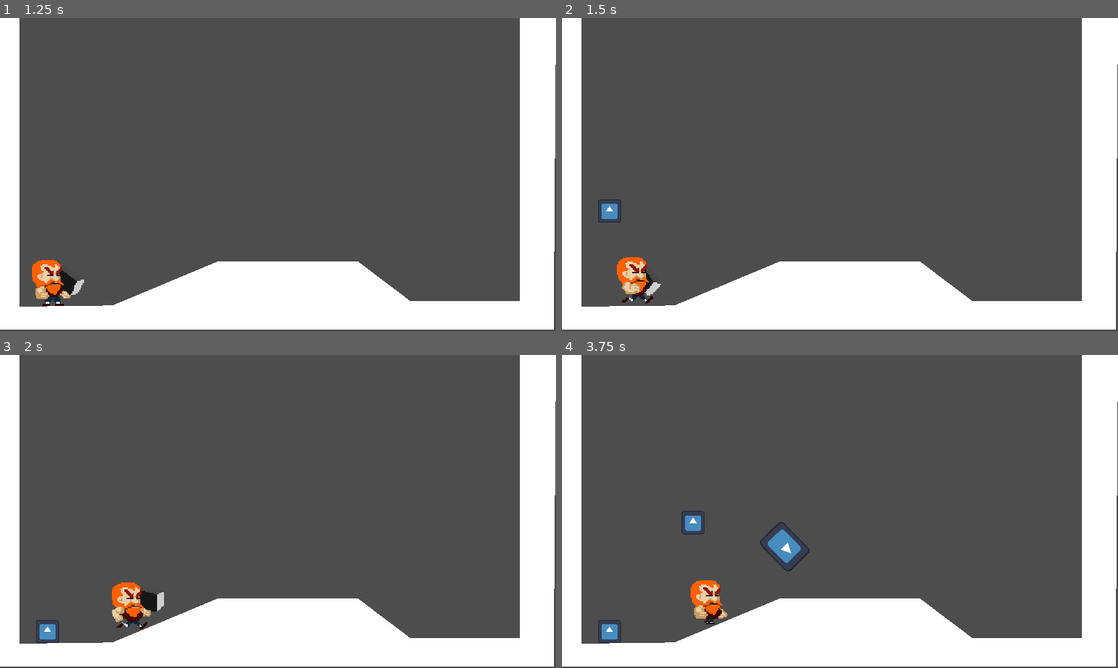
Above: before the commit, frames 1-4 (two rows, left to right).
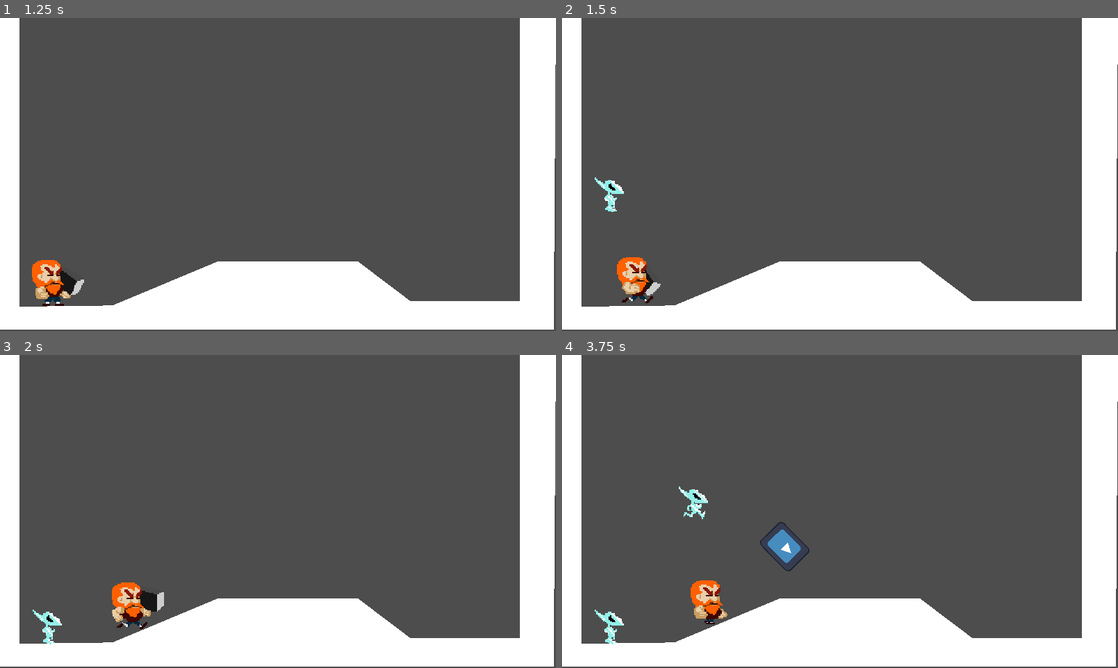
Above: after the commit, the same moments.

Repository: simonoNilssono/godot-project-thor
Game: Godot game, scene res://Scenes/main.tscn
The game is run twice, just before and just after one commit, with the same random seed, the same clock (stepped at 60 frames per second) and the same inputs. The engine's default icon, where the game draws it, is replaced by a stand-in: a white triangle on a blue panel in a dark square.
Inputs (mouse positions are in pixels of both pictures, inside the frame that each line leads up to):
- Up to frame 1 (1.25 s): click "Play Game" at 0.5 s
- Up to frame 2 (1.5 s): move the mouse to (962, 158) at 1.27 s; hold D (Right) from 1.28 s (still down); hold U (Spawn Enemy) from 1.28 s (still down)
- Up to frame 3 (2 s): keep holding D (Right); keep holding U (Spawn Enemy); tap W (Up) at 1.52 s
- Up to frame 4 (3.75 s): move the mouse to (728, 527) at 2.02 s; release U (Spawn Enemy) at 2.03 s; click (728, 527) at 2.1 s; tap W (Up) at 2.27 s; move the mouse to (895, 442) at 2.77 s; release D (Right) at 2.78 s; hold A (Left) 2.78-3.53 s; hold Right mouse button (Throw Hammer) 2.78-3.53 s; move the mouse to (812, 574) at 3.52 s; hold D (Right) from 3.53 s (still down); tap U (Spawn Enemy) at 3.6 s

Frame 1 is identical in both runs. In frame 2, 0.3% of the frame differs, in the area x 5-12%, y 50-66%; in frame 3, 0.3%; in frame 4, 0.7%, in the area x 5-27%, y 42-93%.

Commit message:
enemy anims

Diff:
--- a/Scenes/enemy.tscn
+++ b/Scenes/enemy.tscn
@@ -1,9 +1,42 @@
-[gd_scene load_steps=4 format=3 uid="uid://cr6bg2le6e6k2"]
+[gd_scene load_steps=8 format=3 uid="uid://cr6bg2le6e6k2"]
 
 [ext_resource type="Script" path="res://Scripts/enemy.gd" id="1_enlc0"]
-[ext_resource type="Texture2D" uid="uid://kf52anhb6b1p" path="res://Sprites/icon.svg" id="2_jebya"]
+[ext_resource type="Texture2D" uid="uid://b8kgunmskrk68" path="res://Sprites/GoblinSpriteSheet.png" id="2_lx67k"]
 
 [sub_resource type="RectangleShape2D" id="RectangleShape2D_3sp33"]
+size = Vector2(20, 30)
+
+[sub_resource type="AtlasTexture" id="AtlasTexture_yu34b"]
+atlas = ExtResource("2_lx67k")
+region = Rect2(0, 0, 25, 32)
+
+[sub_resource type="AtlasTexture" id="AtlasTexture_f7wom"]
+atlas = ExtResource("2_lx67k")
+region = Rect2(25, 0, 25, 32)
+
+[sub_resource type="AtlasTexture" id="AtlasTexture_fscas"]
+atlas = ExtResource("2_lx67k")
+region = Rect2(50, 0, 25, 32)
+
+[sub_resource type="SpriteFrames" id="SpriteFrames_kh5xi"]
+animations = [{
+"frames": [{
+"duration": 1.0,
+"texture": SubResource("AtlasTexture_yu34b")
+}, {
+"duration": 1.0,
+"texture": SubResource("AtlasTexture_f7wom")
+}, {
+"duration": 1.0,
+"texture": SubResource("AtlasTexture_fscas")
+}, {
+"duration": 1.0,
+"texture": SubResource("AtlasTexture_f7wom")
+}],
+"loop": true,
+"name": &"run",
+"speed": 8.0
+}]
 
 [node name="Enemy" type="CharacterBody2D" groups=["Enemies"]]
 collision_layer = 5
@@ -11,10 +44,12 @@
 script = ExtResource("1_enlc0")
 
 [node name="CollisionShape2D" type="CollisionShape2D" parent="."]
+position = Vector2(1, -15)
 shape = SubResource("RectangleShape2D_3sp33")
 
-[node name="Sprite2D" type="Sprite2D" parent="."]
-scale = Vector2(0.157065, 0.157065)
-texture = ExtResource("2_jebya")
-
 [node name="AnimatedSprite2D" type="AnimatedSprite2D" parent="."]
+position = Vector2(0, -15)
+sprite_frames = SubResource("SpriteFrames_kh5xi")
+animation = &"run"
+frame = 1
+frame_progress = 0.746657
--- a/Scripts/enemy.gd
+++ b/Scripts/enemy.gd
@@ -5,6 +5,8 @@
 const JUMP_VELOCITY = -400.0
 @onready var animated_sprite_2d: AnimatedSprite2D = $AnimatedSprite2D
 
+func _process(delta):
+	updateAnimations()
 
 func _physics_process(delta: float) -> void:
 	# Add the gravity.
@@ -12,3 +14,6 @@
 		velocity += get_gravity() * delta
 
 	move_and_slide()
+
+func updateAnimations():
+	animated_sprite_2d.play("run")
